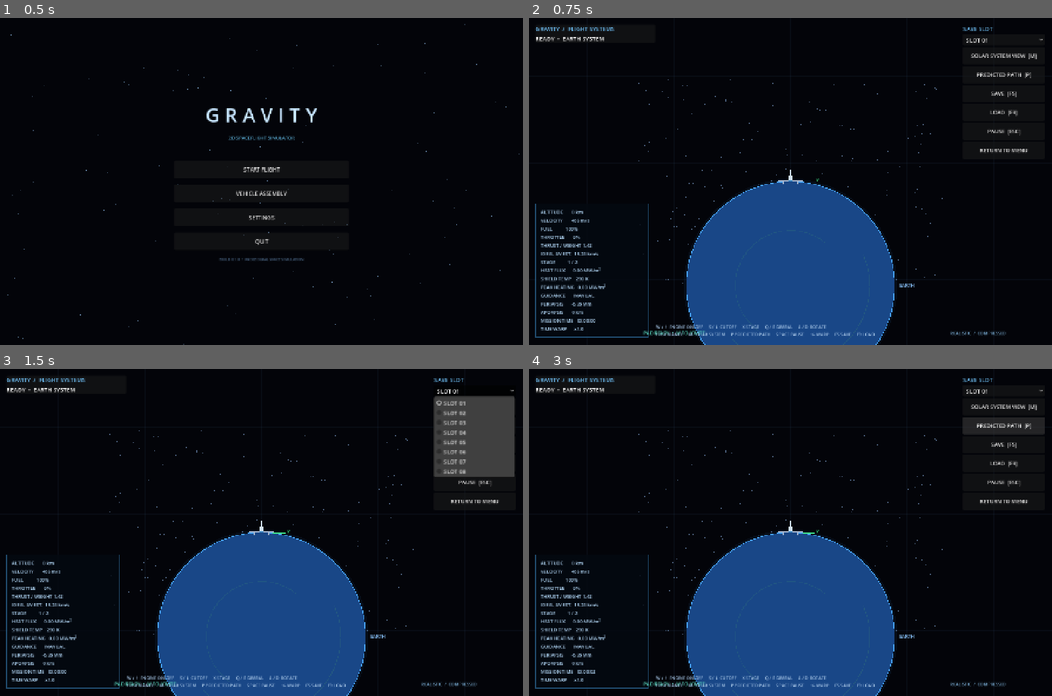
Above: before the commit, frames 1-4 (two rows, left to right).
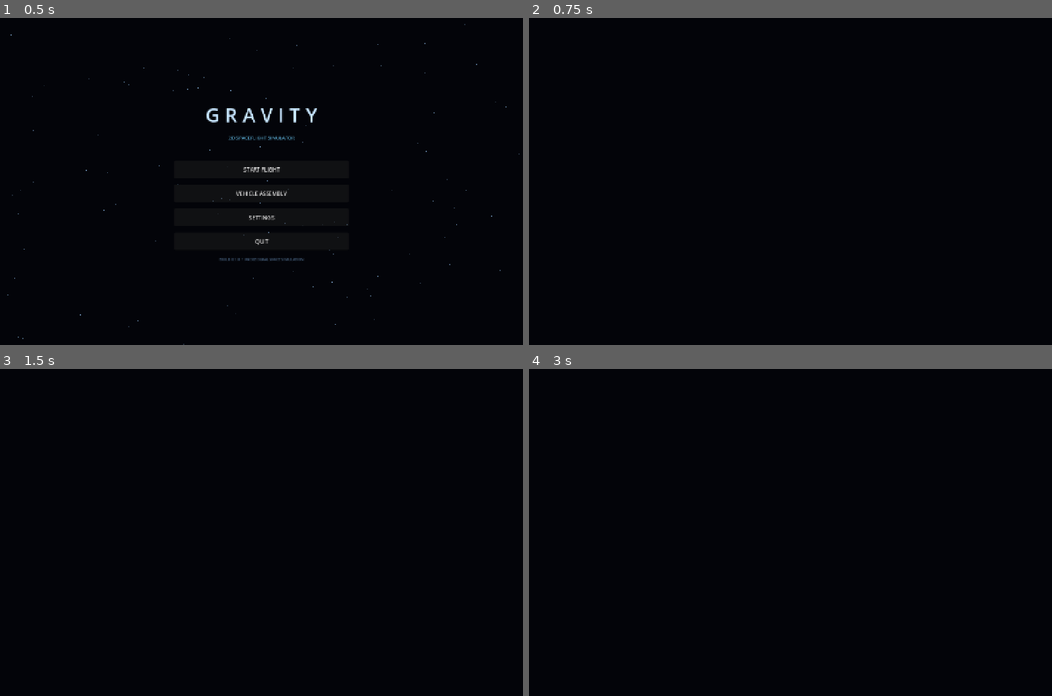
Above: after the commit, the same moments.

Repository: Blagos1195/Gravity-simulator
Game: Godot game, scene res://scenes/main.tscn
The game is run twice, just before and just after one commit, with the same random seed, the same clock (stepped at 60 frames per second) and the same inputs.
Inputs (mouse positions are in pixels of both pictures, inside the frame that each line leads up to):
- Up to frame 1 (0.5 s): no input
- Up to frame 2 (0.75 s): click "START FLIGHT" at 0.5 s
- Up to frame 3 (1.5 s): click (475, 391) at 1.25 s, where only the run before the commit has a clickable "SLOT 01"
- Up to frame 4 (3 s): click (1004, 408) at 2 s, where only the run before the commit has a clickable "SOLAR SYSTEM VIEW [M]"; click (1004, 424) at 2.75 s, where only the run before the commit has a clickable "PREDICTED PATH [P]"

Frame 1 is identical in both runs. In frame 2, 20% of the frame differs, in the area x 1-99%, y 2-100%; in frame 3, 23%; in frame 4, 20%.
Error after the commit: Parse Error: Too many arguments for "minf()" call. Expected at most 2 but received 5. (res://scripts/simulation_view.gd:163)

Commit message:
Improve variable-mass thrust integration and adaptive flight stepping

Diff:
--- a/Gravity/scripts/simulation_view.gd
+++ b/Gravity/scripts/simulation_view.gd
@@ -101,7 +101,8 @@
 	queue_redraw()
 
 func _physics_step(dt: float) -> void:
-	sim_time += dt
+	var start_time := sim_time
+	var end_time := sim_time + dt
 	var altitude := rocket_position.length() - EARTH_RADIUS
 	if altitude < 0.5:
 		var normal := rocket_position.normalized()
@@ -112,22 +113,31 @@
 	if guidance_enabled:
 		_update_guidance(dt)
 	var active := _active_stage_data()
-	var flow := float(active.get("flow", 0.0)) * float(active.get("engine_count", 1))
+	var total_flow := float(active.get("flow", 0.0)) * float(active.get("engine_count", 1))
 	throttle = 1.0 if thrust_key_down and fuel > 0.0 else 0.0
-	var fuel_used := minf(fuel, flow * throttle * dt)
-	var mass := maxf(1.0, _current_vehicle_mass(fuel - fuel_used * 0.5))
-	var acceleration := Vector2.UP.rotated(rotation_angle + gimbal_angle) * (_engine_thrust(maxf(0.0, altitude)) * throttle / mass)
-	var initial_gravity := PlanetarySystem.gravity_acceleration(rocket_position, sim_time - dt)
-	var initial_aero := _aerodynamic_acceleration(rocket_position, velocity, mass)
-	velocity += (initial_gravity + initial_aero + acceleration) * (0.5 * dt)
-	rocket_position += velocity * dt
-	var final_gravity := PlanetarySystem.gravity_acceleration(rocket_position, sim_time)
-	var final_aero := _aerodynamic_acceleration(rocket_position, velocity, mass)
-	velocity += (final_gravity + final_aero + acceleration) * (0.5 * dt)
+	var fuel_used := minf(fuel, total_flow * throttle * dt)
+	var mass_before := maxf(1.0, _current_vehicle_mass())
+	var mass_after := maxf(1.0, mass_before - fuel_used)
+	var mass_mid := (mass_before + mass_after) * 0.5
+	var thrust_force := _engine_thrust(maxf(0.0, altitude)) * throttle
+	var thrust_delta_v := 0.0
+	if fuel_used > 0.0 and total_flow > 0.0 and thrust_force > 0.0:
+		thrust_delta_v = thrust_force / total_flow * log(mass_before / mass_after)
+	var thrust_direction := Vector2.UP.rotated(rotation_angle + gimbal_angle)
+	var thrust_impulse := thrust_direction * thrust_delta_v
+	var initial_gravity := PlanetarySystem.gravity_acceleration(rocket_position, start_time)
+	var initial_aero := _aerodynamic_acceleration(rocket_position, velocity, mass_mid)
+	var half_velocity := velocity + (initial_gravity + initial_aero) * (0.5 * dt) + thrust_impulse * 0.5
+	var next_position := rocket_position + half_velocity * dt
+	var final_gravity := PlanetarySystem.gravity_acceleration(next_position, end_time)
+	var final_aero := _aerodynamic_acceleration(next_position, half_velocity, mass_mid)
+	velocity = half_velocity + (final_gravity + final_aero) * (0.5 * dt) + thrust_impulse * 0.5
+	rocket_position = next_position
+	sim_time = end_time
 	fuel = maxf(0.0, fuel - fuel_used)
 	var atmosphere_velocity := Vector2(-rocket_position.y, rocket_position.x) * EARTH_ROTATION_RATE
 	_update_heating(dt, rocket_position.length() - EARTH_RADIUS, (velocity - atmosphere_velocity).length())
-	if fuel <= 0.0 and stage_index < rocket_stages.size() - 1:
+	if fuel <= 0.0001 and stage_index < rocket_stages.size() - 1:
 		_separate_stage()
 	if rocket_position.length() < EARTH_RADIUS + 0.5:
 		var normal := rocket_position.normalized()
@@ -139,16 +149,25 @@
 	status_message = "STAGE %d  •  ENGINE FIRING" % (stage_index + 1) if throttle > 0.0 else "PAD READY  •  W TO IGNITE" if final_altitude < 100.0 else "FLIGHT ACTIVE"
 
 func _adaptive_step_size() -> float:
-	var altitude := maxf(0.0, rocket_position.length() - EARTH_RADIUS)
-	var gravity := G * EARTH_MASS / pow(rocket_position.length(), 2.0)
-	var dynamic_limit := 0.02 * sqrt(maxf(1.0, altitude + 100.0) / maxf(0.1, gravity))
-	var atmosphere_limit := 1000.0 / maxf(100.0, velocity.length()) if altitude < PlanetarySystem.ATMOSPHERE_HEIGHT else 0.25
-	return clampf(minf(dynamic_limit, atmosphere_limit), 0.002, 0.25)
+	var radius := maxf(EARTH_RADIUS, rocket_position.length())
+	var altitude := maxf(0.0, radius - EARTH_RADIUS)
+	var gravity := G * EARTH_MASS / (radius * radius)
+	var orbital_limit := 0.015 * sqrt(radius / maxf(0.001, gravity))
+	var speed := velocity.length()
+	var travel_limit := 250.0 / maxf(100.0, speed) if altitude < 150000.0 else 0.25
+	var drag_acceleration := _aerodynamic_acceleration(rocket_position, velocity, maxf(1.0, _current_vehicle_mass())).length()
+	var drag_limit := 0.08 * speed / drag_acceleration if drag_acceleration > 0.01 else 0.25
+	var active := _active_stage_data()
+	var engine_acceleration := _engine_thrust(altitude) / maxf(1.0, _current_vehicle_mass()) if thrust_key_down and fuel > 0.0 else 0.0
+	var thrust_limit := 0.08 * maxf(100.0, speed) / engine_acceleration if engine_acceleration > 0.01 else 0.25
+	return clampf(minf(0.25, orbital_limit, travel_limit, drag_limit, thrust_limit), 0.0005, 0.25)
 
 func _engine_thrust(altitude: float) -> float:
 	var active := _active_stage_data()
-	var fraction := clampf(altitude / 100000.0, 0.0, 1.0)
-	return lerpf(float(active.get("thrust", 0.0)), float(active.get("vacuum_thrust", 0.0)), fraction) * float(active.get("engine_count", 1))
+	var ambient_pressure_ratio := PlanetarySystem.atmospheric_pressure(altitude) / 101325.0
+	var sea_level_thrust := float(active.get("thrust", 0.0))
+	var vacuum_thrust := float(active.get("vacuum_thrust", 0.0))
+	return lerpf(vacuum_thrust, sea_level_thrust, clampf(ambient_pressure_ratio, 0.0, 1.0)) * float(active.get("engine_count", 1))
 
 func _aerodynamic_acceleration(position: Vector2, current_velocity: Vector2, mass: float) -> Vector2:
 	if realism not in ["Realistic", "Hardcore"]:
